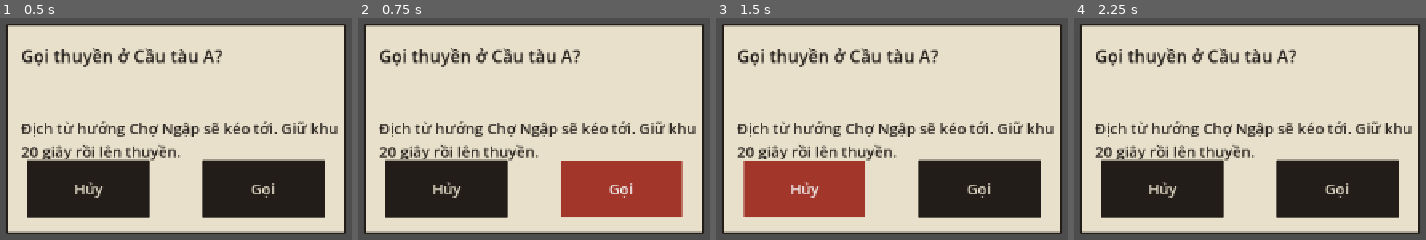
Above: before the commit, frames 1-4 (left to right).
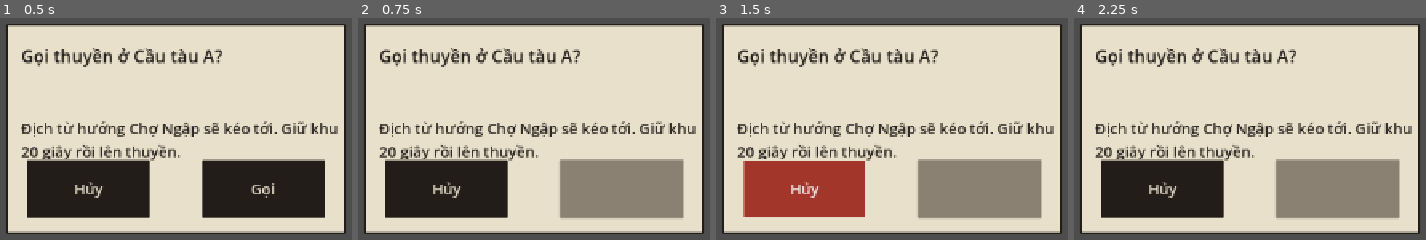
Above: after the commit, the same moments.

Repository: hieuphung41/game-shit
Game: Godot game, scene res://src/ui/confirm/confirm_dialog.tscn
Same seed, same stepped clock (60 frames per second), same inputs: the game is played once before the commit and once after it. This scene is started directly instead of the project's main scene.
Inputs (mouse positions are in pixels of both pictures, inside the frame that each line leads up to):
- Up to frame 1 (0.5 s): no input
- Up to frame 2 (0.75 s): click "Gọi" at 0.5 s
- Up to frame 3 (1.5 s): click "Hủy" at 1.25 s
- Up to frame 4 (2.25 s): tap Enter at 2 s; move the mouse to (1425, 106) at 2.02 s; hold D (move_right) from 2.03 s (still down); click (1425, 106) at 2.17 s

Frame 1 is identical in both runs. In frame 2, 9.4% of the frame differs, in the area x 57-93%, y 63-91%; in frame 3, 9.0%; in frame 4, 9.0%.

Commit message:
WIP TASK-20261106-73 (blocked) — not reviewed

Diff:
--- a/game/src/ui/confirm/confirm_dialog.gd
+++ b/game/src/ui/confirm/confirm_dialog.gd
@@ -14,6 +14,7 @@
 var _accept_key: StringName = &"EXTRACT_CONFIRM_ACCEPT"
 var _cancel_key: StringName = &"EXTRACT_CONFIRM_CANCEL"
 var _body_values: Dictionary = {"seconds": int(ExtractPierAFlow.EXTRACT_HOLD_SECONDS)}
+var _confirmation_locked := false
 
 
 func _ready() -> void:
@@ -32,8 +33,13 @@
 
 
 func confirm() -> void:
-	if not _input_guard_active():
-		accepted.emit()
+	if _confirmation_locked or _input_guard_active():
+		return
+	_confirmation_locked = true
+	var accept_button := get_node_or_null("ConfirmPanel/AcceptButton") as Button
+	if accept_button != null:
+		accept_button.disabled = true
+	accepted.emit()
 
 
 func cancel() -> void:
@@ -48,6 +54,7 @@
 
 
 func _build() -> void:
+	_confirmation_locked = false
 	for child in get_children():
 		remove_child(child)
 		child.queue_free()
--- a/game/src/ui/hud/extract_hud.gd
+++ b/game/src/ui/hud/extract_hud.gd
@@ -10,6 +10,7 @@
 
 var flow: ExtractPierAFlow
 var desk_in_range := false
+var _overlay_open := false
 var _objective: Label
 var _beacon: Label
 var _banner: Label
@@ -43,10 +44,14 @@
 
 
 func set_overlay_open(open: bool) -> void:
+	_overlay_open = open
 	if _inventory_button != null:
 		_inventory_button.visible = not open
-	if _context_button != null and open:
-		_context_button.visible = false
+	if open:
+		if _context_button != null:
+			_context_button.visible = false
+		return
+	_refresh_context()
 
 
 func show_prompt(key: StringName) -> void:
@@ -178,6 +183,8 @@
 	if _context_button == null:
 		return
 	_context_button.visible = false
+	if _overlay_open:
+		return
 	if flow.desk_state == ExtractPierAFlow.DeskState.HAS_MANIFEST and desk_in_range:
 		_context_button.text = tr("WORLD_INTERACT_DISPATCH_DESK")
 		_context_button.visible = true
--- a/game/src/ui/summary/extract_summary_screen.gd
+++ b/game/src/ui/summary/extract_summary_screen.gd
@@ -86,9 +86,13 @@
 	add_child(right)
 	_add_group(right, "EvidenceGroup", &"SUMMARY_GROUP_EVIDENCE", _evidence_lines())
 	_add_next_group(right)
+	var mentor_speaker := _label("MentorSpeaker", &"BRIEFING_MENTOR_SPEAKER", 20)
+	mentor_speaker.position = Vector2(32, 576)
+	mentor_speaker.size = Vector2(760, 32)
+	add_child(mentor_speaker)
 	var mentor := _label("MentorLine", &"SUMMARY_SUCCESS_MENTOR_LINE", 20)
-	mentor.position = Vector2(32, 584)
-	mentor.size = Vector2(760, 56)
+	mentor.position = Vector2(32, 608)
+	mentor.size = Vector2(760, 72)
 	mentor.autowrap_mode = TextServer.AUTOWRAP_WORD_SMART
 	add_child(mentor)
 	var status := _label("Status", &"", 20)
@@ -133,10 +137,22 @@
 	content.add_theme_constant_override("separation", 4)
 	panel.add_child(content)
 	content.add_child(_label("Heading", &"SUMMARY_GROUP_NEXT", 24))
-	var contract := _label("Contract2", &"SUMMARY_NEXT_CONTRACT2_TITLE", 20)
-	content.add_child(contract)
-	var tag := _label("Contract2Locked", &"SUMMARY_NEXT_CONTRACT2_TAG", 20)
-	content.add_child(tag)
+	for entry: Dictionary in summary.next:
+		var contract_id := StringName(entry.get("contract_id", &""))
+		if contract_id == &"":
+			continue
+		var suffix := _contract_node_suffix(contract_id)
+		content.add_child(_label("Contract%s" % suffix, _next_contract_key(contract_id, &"TITLE"), 20))
+		if not bool(entry.get("playable", false)):
+			content.add_child(_label("Contract%sLocked" % suffix, _next_contract_key(contract_id, &"TAG"), 20))
+
+
+func _contract_node_suffix(contract_id: StringName) -> String:
+	return String(contract_id).trim_prefix("contract_").to_pascal_case()
+
+
+func _next_contract_key(contract_id: StringName, part: StringName) -> StringName:
+	return StringName("SUMMARY_NEXT_%s_%s" % [String(contract_id).to_upper().replace("_", ""), part])
 
 
 func _kept_lines() -> Array[String]:
--- a/game/tests/unit/test_ui_confirm.gd
+++ b/game/tests/unit/test_ui_confirm.gd
@@ -18,6 +18,23 @@
 	t.eq(accepted.size(), 1, "accept emits once")
 	t.eq(cancelled.size(), 1, "cancel emits once")
 	t.ok((dialog.get_node("ConfirmPanel/Body") as Label).text.contains("20"), "hold duration is formatted into body")
+	dialog.queue_free()
+	await t.tree.process_frame
+	return true
+
+
+func test_ui_confirm_locks_accept_after_first_confirmation(t) -> bool:
+	var dialog := CONFIRM_SCENE.instantiate() as ConfirmDialog
+	var accepted: Array[bool] = []
+	dialog.accepted.connect(func() -> void: accepted.append(true))
+	t.tree.root.add_child(dialog)
+	await t.tree.process_frame
+	dialog._opened_at_msec = -1000
+	var accept_button := dialog.get_node("ConfirmPanel/AcceptButton") as Button
+	accept_button.pressed.emit()
+	accept_button.pressed.emit()
+	t.eq(accepted.size(), 1, "two accept presses emit one confirmation")
+	t.ok(accept_button.disabled, "first confirmation disables accept")
 	dialog.queue_free()
 	await t.tree.process_frame
 	return true
--- a/game/tests/unit/test_ui_hud.gd
+++ b/game/tests/unit/test_ui_hud.gd
@@ -22,7 +22,14 @@
 	flow.set_in_beacon_zone(true)
 	t.ok(flow.can_call(), "e1 in beacon zone can call")
 	hud.refresh()
-	t.ok((hud.get_node("ContextButton") as Button).text.contains(tr("EXTRACT_E1_BUTTON_CALL")), "e1 action uses call key")
+	var context_button := hud.get_node("ContextButton") as Button
+	t.ok(context_button.visible, "e1 call action is visible")
+	t.ok(context_button.text.contains(tr("EXTRACT_E1_BUTTON_CALL")), "e1 action uses call key")
+	hud.set_overlay_open(true)
+	t.ok(not context_button.visible, "overlay hides e1 context action")
+	hud.set_overlay_open(false)
+	t.ok(context_button.visible, "closing overlay restores e1 context action")
+	t.ok(context_button.text.contains(tr("EXTRACT_E1_BUTTON_CALL")), "closing overlay restores e1 call key")
 	t.ok(flow.request_call(), "flow opens confirm")
 	t.ok(flow.confirm_call(), "flow confirms call")
 	flow.tick(0.25)
@@ -38,7 +45,13 @@
 	flow.set_in_board_zone(true)
 	hud.refresh()
 	t.eq((hud.get_node("ObjectivePanel/Objective") as Label).text, tr("HUD_OBJECTIVE_BOARD_BOAT"), "s9 objective shown")
-	t.ok((hud.get_node("ContextButton") as Button).text.contains(tr("EXTRACT_S9_BUTTON_BOARD")), "board action appears only at ready state")
+	t.ok(context_button.visible, "s9 board action is visible")
+	t.ok(context_button.text.contains(tr("EXTRACT_S9_BUTTON_BOARD")), "board action appears only at ready state")
+	hud.set_overlay_open(true)
+	t.ok(not context_button.visible, "overlay hides s9 context action")
+	hud.set_overlay_open(false)
+	t.ok(context_button.visible, "closing overlay restores s9 context action")
+	t.ok(context_button.text.contains(tr("EXTRACT_S9_BUTTON_BOARD")), "closing overlay restores s9 board key")
 	hud.queue_free()
 	await t.tree.process_frame
 	return true
--- a/game/tests/unit/test_ui_summary.gd
+++ b/game/tests/unit/test_ui_summary.gd
@@ -19,6 +19,8 @@
 	t.ok(screen.get_node_or_null("LeftGroups/LostGroup") == null, "empty lost group is absent")
 	t.ok(screen.get_node_or_null("RightGroups/NextGroup/Content/Contract2") != null, "contract 2 is informational")
 	t.ok(screen.get_node_or_null("RightGroups/NextGroup/Content/Contract2Button") == null, "contract 2 has no start button")
+	t.eq((screen.get_node("MentorSpeaker") as Label).text, tr("BRIEFING_MENTOR_SPEAKER"), "mentor speaker is labelled")
+	t.eq((screen.get_node("MentorLine") as Label).text, tr("SUMMARY_SUCCESS_MENTOR_LINE"), "mentor response follows speaker")
 	screen._opened_at_msec = -1000
 	t.ok(not screen._input_guard_active(), "summary accepts input after the open guard")
 	(screen.get_node("HubButton") as Button).pressed.emit()
@@ -26,6 +28,34 @@
 	t.eq(hub_requests.size(), 1, "hub signal is protected from double press")
 	t.ok((screen.get_node("LeftGroups/KeptGroup/Content/Line2") as Label).text.contains("1/12"), "used backpack cells shown")
 	screen.queue_free()
+	await t.tree.process_frame
+	return true
+
+
+func test_ui_summary_renders_next_from_summary_data(t) -> bool:
+	var inventory := StarterInventoryFactory.create()
+	var empty_summary := ExtractSummary.new()
+	empty_summary.next = []
+	var empty_screen := SUMMARY_SCENE.instantiate() as ExtractSummaryScreen
+	empty_screen.show_summary(empty_summary, inventory.registry)
+	t.tree.root.add_child(empty_screen)
+	await t.tree.process_frame
+	var empty_content := empty_screen.get_node("RightGroups/NextGroup/Content") as VBoxContainer
+	t.eq(empty_content.get_child_count(), 1, "empty next data has no fabricated contract card")
+	empty_screen.queue_free()
+	await t.tree.process_frame
+	var future_summary := ExtractSummary.new()
+	future_summary.next = [{"contract_id": &"contract_3", "playable": true}]
+	var future_screen := SUMMARY_SCENE.instantiate() as ExtractSummaryScreen
+	future_screen.show_summary(future_summary, inventory.registry)
+	t.tree.root.add_child(future_screen)
+	await t.tree.process_frame
+	var future_content := future_screen.get_node("RightGroups/NextGroup/Content") as VBoxContainer
+	t.ok(future_content.get_node_or_null("Contract3") != null, "next card uses its contract id")
+	t.eq((future_content.get_node("Contract3") as Label).text, tr("SUMMARY_NEXT_CONTRACT3_TITLE"), "next card uses its contract translation key")
+	t.ok(future_content.get_node_or_null("Contract3Locked") == null, "playable next contract has no unavailable tag")
+	t.ok(future_content.get_node_or_null("Contract2") == null, "future data does not fabricate Contract 2")
+	future_screen.queue_free()
 	await t.tree.process_frame
 	return true
 
